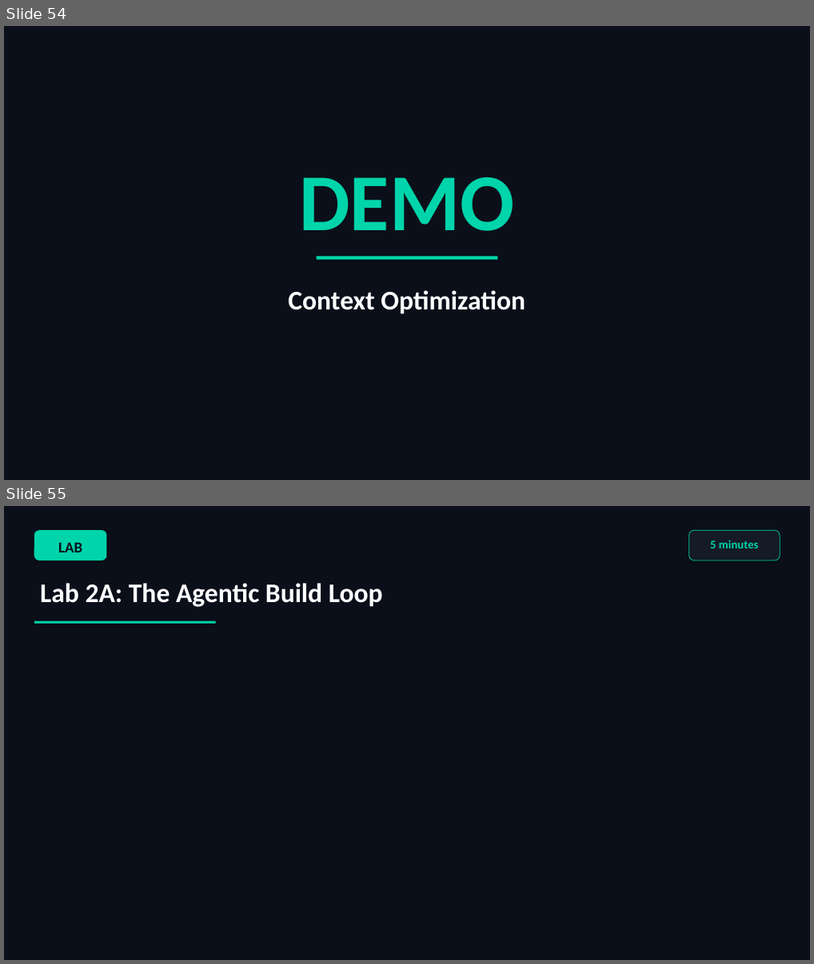
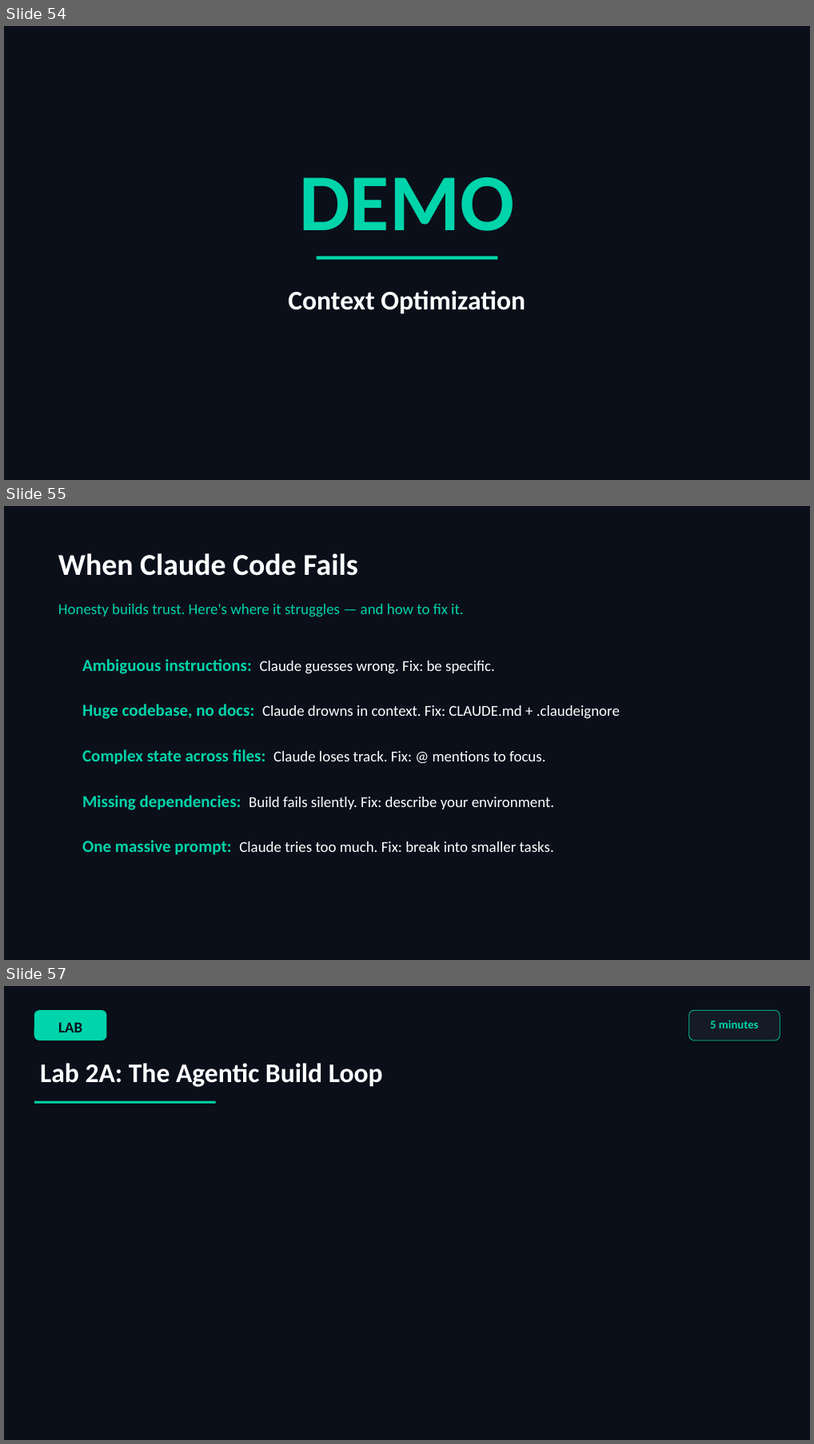
Before and after one commit to scottrhay/AIA-ClaudeCopilot, a slide deck: slides/Day2_Claude_Code_Fundamentals.pptx. Shown one above the other, each under a label of ours: slides 54 and 55 before the commit, slides 54, 55 and 57 after it; the slides between them are not shown. The pictures are 814x964 and 814x1444 pixels, drawn with LibreOffice and Linux fonts; fonts in the diff are those of the drawing. Boxes give left, top, right and bottom in pixels: in the first picture for what was removed or moved away, otherwise in the second. Text is boxed around its words. In the diff, an @@ line names an element or a change of style, - is before the commit and + after.

```diff
--- a/slides/Day2_Claude_Code_Fundamentals.pptx
+++ b/slides/Day2_Claude_Code_Fundamentals.pptx
@@ slide 55 added at [4,506,810,960], background #0B0F1A @@
@@ text added at [58,553,358,576], 36 pt, text #FFFFFF, bold @@
+When Claude Code Fails
@@ text added at [58,604,463,617], 18 pt, text #00D4AA @@
+Honesty builds trust. Here's where it struggles — and how to fix it.
@@ text added at [82,659,495,674], 18 pt, text #FFFFFF @@
+Ambiguous instructions: Claude guesses wrong. Fix: be specific.
@@ text added at [82,704,620,719], 18 pt, text #FFFFFF @@
+Huge codebase, no docs: Claude drowns in context. Fix: CLAUDE.md + .claudeignore
@@ text added at [82,749,546,764], 18 pt, text #FFFFFF @@
+Complex state across files: Claude loses track. Fix: @ mentions to focus.
@@ text added at [82,795,554,810], 18 pt, text #FFFFFF @@
+Missing dependencies: Build fails silently. Fix: describe your environment.
@@ text added at [82,840,554,855], 18 pt, text #FFFFFF @@
+One massive prompt: Claude tries too much. Fix: break into smaller tasks.
@@ what was slide 55 is now slide 57 @@
```
Also in this commit, not shown: 1 other slide added.
